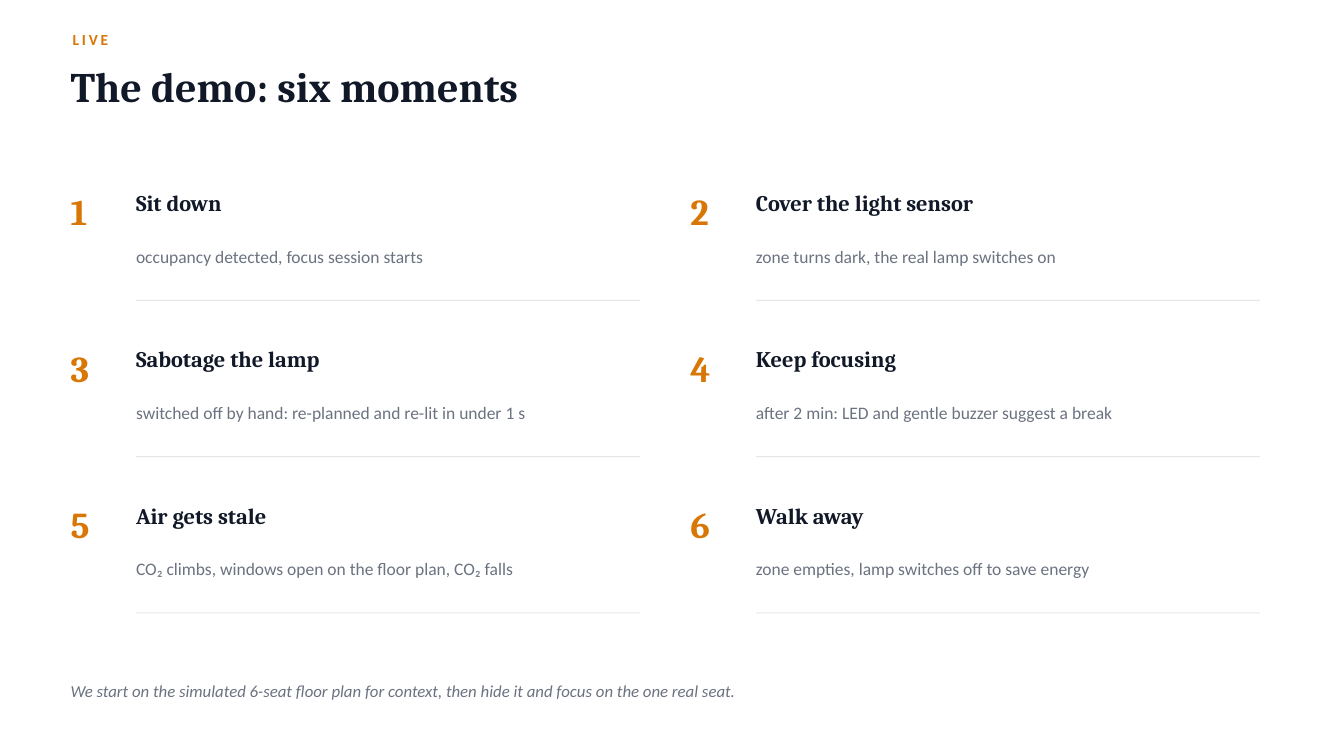
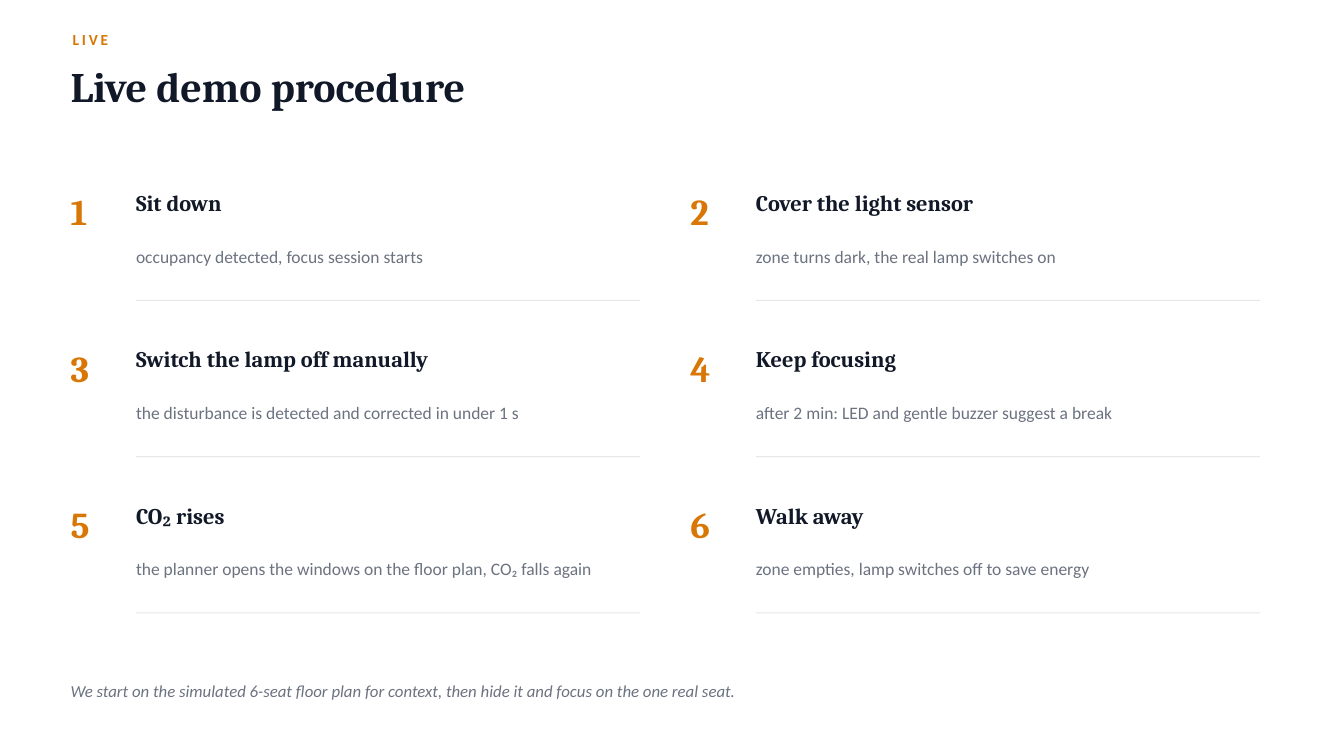
Before and after one commit to Dennis1911/librisense-smart-library, a slide deck: slide 7 of docs/presentation/LibriSense_Demo.pptx. Drawn at 1344x756 pixels with LibreOffice and Linux fonts; fonts in the diff are those of the drawing. Boxes give left, top, right and bottom in pixels: in the first picture for what was removed or moved away, otherwise in the second. Text is boxed around its words. In the diff, an @@ line names an element or a change of style, - is before the commit and + after.

Commit message:
Update demo presentation wording

```diff
--- a/docs/presentation/LibriSense_Demo.pptx
+++ b/docs/presentation/LibriSense_Demo.pptx
@@ text at <box>71,73,465,111</box>: text changed @@
-The demo: six moments
+Live demo procedure
@@ text at <box>136,351,428,372</box>: text changed @@
-Sabotage the lamp
+Switch the lamp off manually
@@ text at <box>136,407,519,419</box>: text changed @@
-switched off by hand: re-planned and re-lit in under 1 s
+the disturbance is detected and corrected in under 1 s
@@ text at <box>176,508,224,524</box>: text changed @@
-Air gets stale
+CO₂ rises
@@ text at <box>136,563,592,578</box>: text changed @@
-CO₂ climbs, windows open on the floor plan, CO₂ falls
+the planner opens the windows on the floor plan, CO₂ falls again
```
Also in this commit, not shown: 8 other slides changed.
